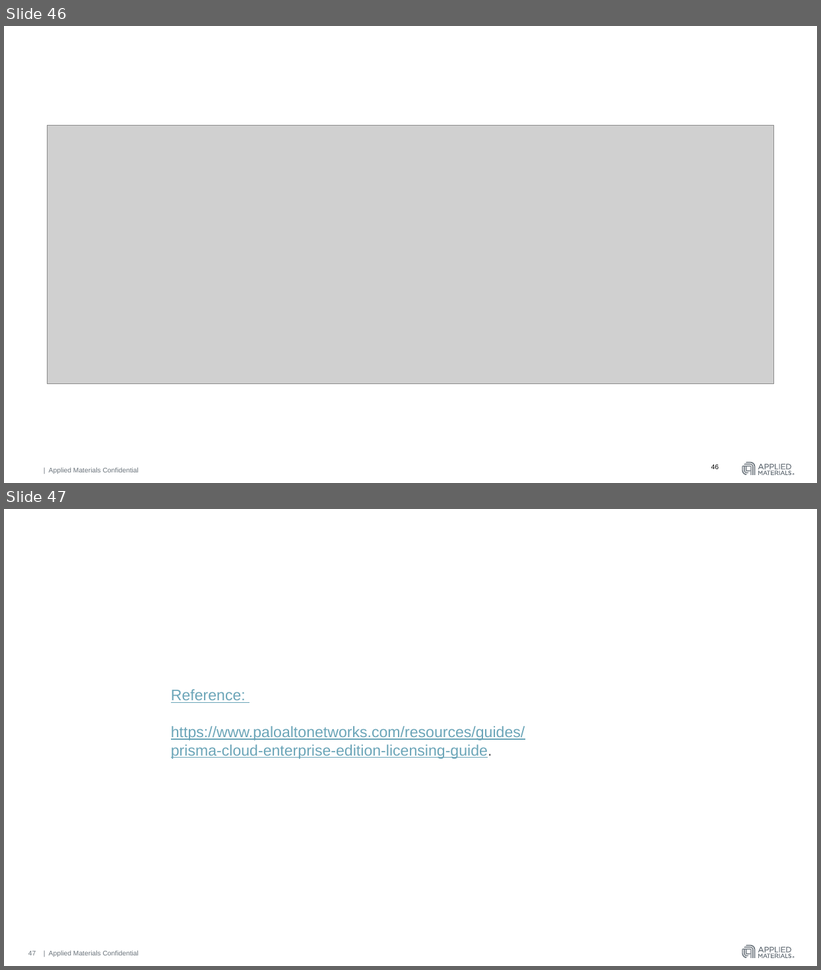
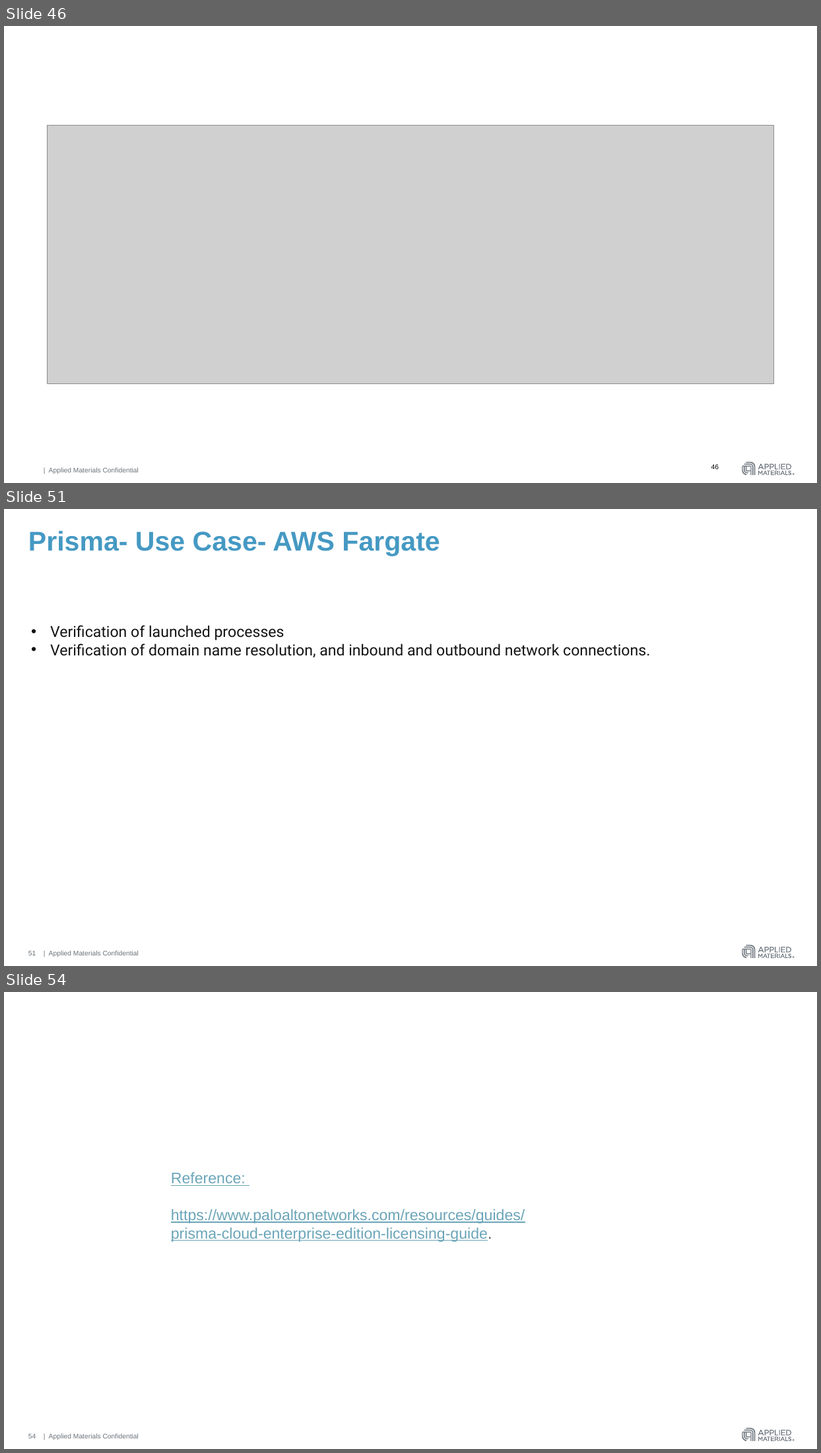
Before and after one commit to hmahajanHM/mytestrepo, a slide deck: AWS Guard Duty & Azure Security Center.pptx. Shown one above the other, each under a label of ours: slides 46 and 47 before the commit, slides 46, 51 and 54 after it; the slides between them are not shown. The pictures are 821x970 and 821x1453 pixels, drawn with LibreOffice and Linux fonts; fonts in the diff are those of the drawing; grey boxes stand for pictures. Boxes give left, top, right and bottom in pixels: in the first picture for what was removed or moved away, otherwise in the second. Text is boxed around its words. In the diff, an @@ line names an element or a change of style, - is before the commit and + after.

Commit message:
Use case details

```diff
--- a/AWS Guard Duty & Azure Security Center.pptx
+++ b/AWS Guard Duty & Azure Security Center.pptx
@@ slide 51 added at <box>4,509,817,966</box>, background #FFFFFF; not listed: 4 template elements that a slide beside it also shows @@
@@ title added at <box>28,531,440,557</box>, 32 pt, text #4599C3, bold @@
+Prisma- Use Case- AWS Fargate
@@ text added at <box>50,625,650,657</box>, 18 pt, text #141414 @@
+• Verification of launched processes
+• Verification of domain name resolution, and inbound and outbound network connections.
@@ page number added at <box>28,951,36,956</box>, 8 pt, text #6A737B @@
+51
@@ what was slide 47 is now slide 54 @@
@@ page number at <box>28,1434,36,1439</box>: text changed @@
-47
+54
```
Also in this commit, not shown: 6 other slides added.
